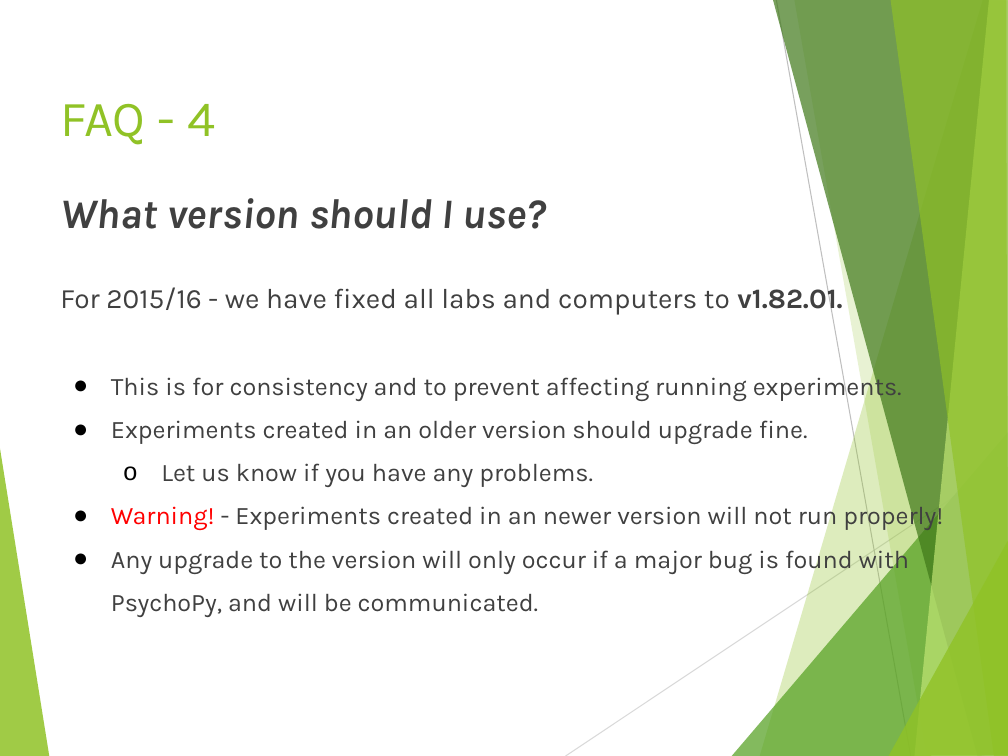
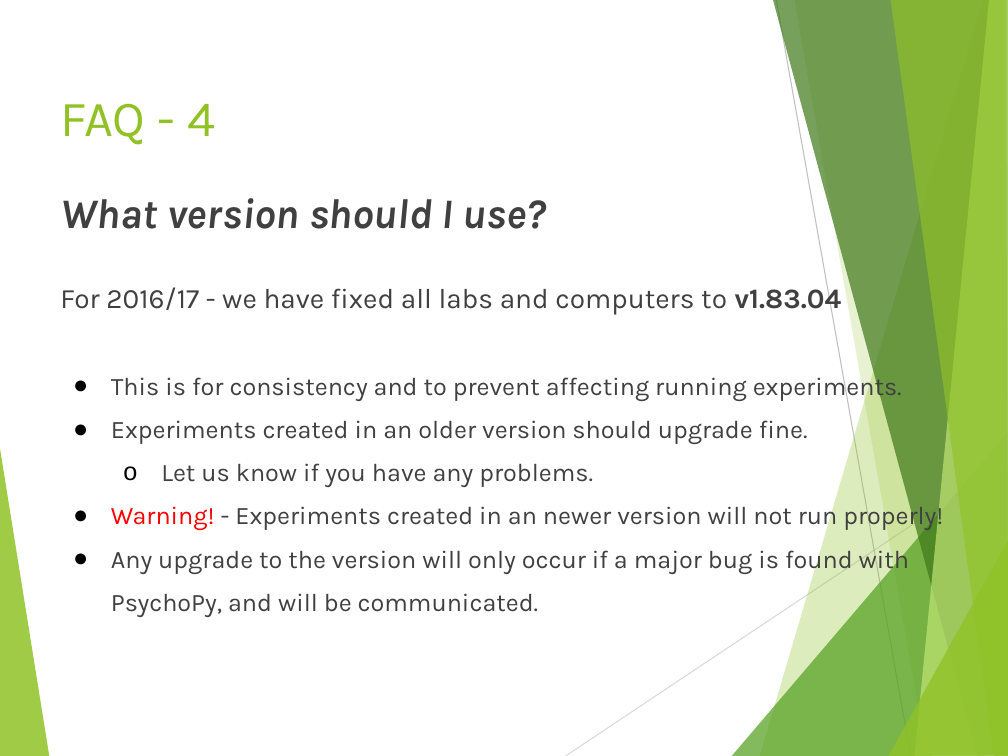
Before and after one commit to hlmpsy/psychopy_training, a slide deck: slide 5 of PsychoPy-Part2/FAQ-handout.pptx. Drawn at 1008x756 pixels with LibreOffice and Linux fonts; fonts in the diff are those of the drawing. Boxes give left, top, right and bottom in pixels: in the first picture for what was removed or moved away, otherwise in the second. Text is boxed around its words. In the diff, an @@ line names an element or a change of style, - is before the commit and + after.

```diff
--- a/PsychoPy-Part2/FAQ-handout.pptx
+++ b/PsychoPy-Part2/FAQ-handout.pptx
@@ text at (60,282,842,315): text changed @@
-For 2015/16 - we have fixed all labs and computers to v1.82.01.
+For 2016/17 - we have fixed all labs and computers to v1.83.04
```
Also in this commit, not shown: 12 other files.
